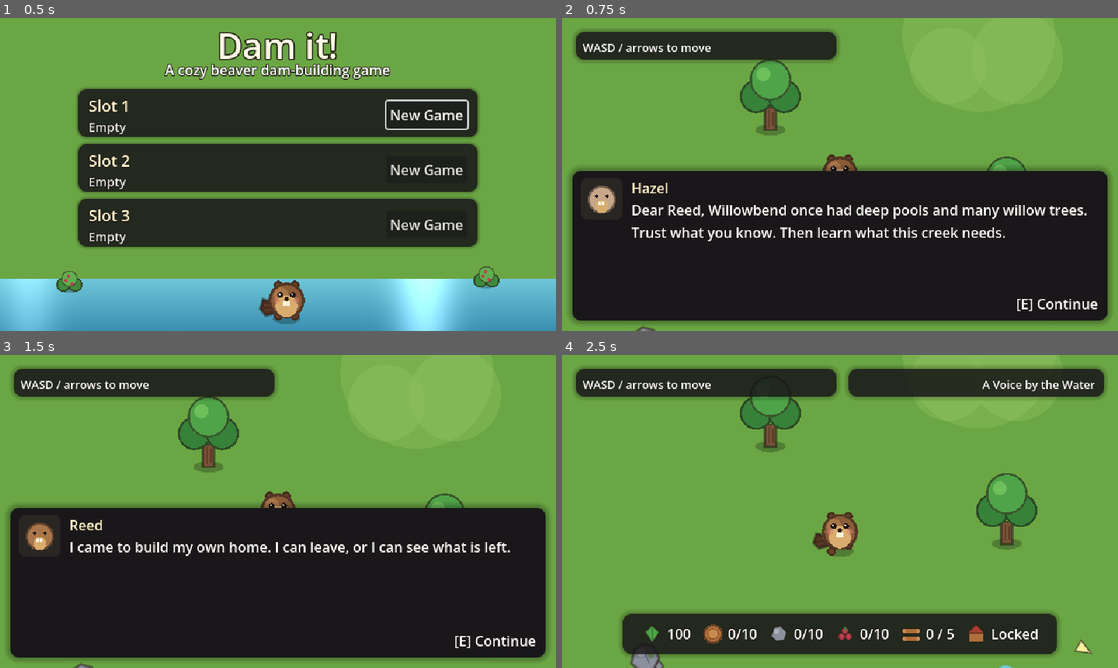
Above: before the commit, frames 1-4 (two rows, left to right).
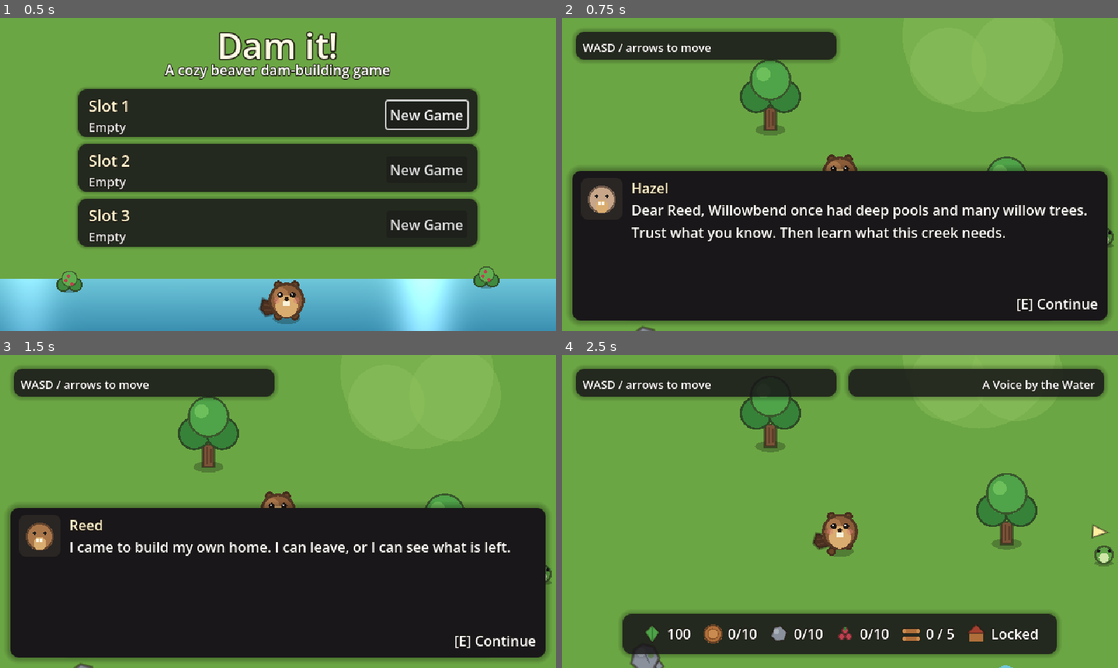
Above: after the commit, the same moments.

Repository: CrowderSoup/dam-it
Game: Godot game, scene res://scenes/ui/title_screen.tscn
Same seed, same stepped clock (60 frames per second), same inputs: the game is played once before the commit and once after it.
Inputs (mouse positions are in pixels of both pictures, inside the frame that each line leads up to):
- Up to frame 1 (0.5 s): no input
- Up to frame 2 (0.75 s): click "New Game" at 0.5 s
- Up to frame 3 (1.5 s): tap Enter at 1.25 s; move the mouse to (400, 495) at 1.27 s; hold D (move_right) from 1.28 s (still down); hold E (interact) from 1.28 s (still down); click (400, 495) at 1.42 s
- Up to frame 4 (2.5 s): tap Space at 1.52, 2.27 s; tap R (restart) at 2 s; move the mouse to (728, 527) at 2.02 s; release D (move_right) at 2.03 s; release E (interact) at 2.03 s; hold S (move_down) from 2.03 s (still down); tap J (journal) at 2.1 s

Frame 1 is identical in both runs. In frame 2, less than 0.1% of the frame differs, in the area x 98-100%, y 67-74%; in frame 3, less than 0.1%; in frame 4, 0.3%, in the area x 92-100%, y 54-96%.

Commit message:
Keep story targets clear of the HUD

Diff:
--- a/scenes/main/main.tscn
+++ b/scenes/main/main.tscn
@@ -192,7 +192,7 @@
 speaker_id = "moss"
 resident_name = "Moss"
 dialogue_ids = PackedStringArray("moss_post_chapter", "moss_intro", "moss_supplies_ready", "pond_returns", "moss_lodge_foundation", "moss_lodge_walls")
-opening_points = PackedVector2Array(430, 360, 520, 390)
+opening_points = PackedVector2Array(390, 245, 450, 270)
 restored_points = PackedVector2Array(620, 500, 700, 520, 820, 500)
 stage_one_points = PackedVector2Array(620, 500, 700, 610, 780, 610)
 post_chapter_points = PackedVector2Array(700, 610, 780, 610, 700, 520, 620, 500)
--- a/scenes/ui/edge_indicator.gd
+++ b/scenes/ui/edge_indicator.gd
@@ -8,6 +8,10 @@
 
 const BASE_VIEWPORT_SIZE := Vector2(640, 360)
 const EDGE_MARGIN := 22.0
+## Tutorial/objective banners occupy the top strip and the resource HUD plus
+## action prompts occupy the bottom. A target behind either is not meaningfully
+## visible, even though it is technically inside the raw viewport.
+const SAFE_RECT := Rect2(22, 54, 596, 220)
 const ARROW_COLOR := Color("fff0a0")
 
 var target: Node2D = null
@@ -33,19 +37,18 @@
 		return
 
 	var screen_center := BASE_VIEWPORT_SIZE / 2.0
-	var half_size := screen_center - Vector2(EDGE_MARGIN, EDGE_MARGIN)
 	var offset := (target.global_position - _camera.global_position) * _camera.zoom
+	var screen_position := screen_center + offset
 
-	if absf(offset.x) <= half_size.x and absf(offset.y) <= half_size.y:
+	if SAFE_RECT.has_point(screen_position):
 		if visible:
 			hide()
 		return
 
-	var scale_x: float = half_size.x / absf(offset.x) if offset.x != 0.0 else INF
-	var scale_y: float = half_size.y / absf(offset.y) if offset.y != 0.0 else INF
-	var edge_scale: float = min(scale_x, scale_y)
-
-	position = screen_center + offset * edge_scale
+	position = Vector2(
+		clampf(screen_position.x, SAFE_RECT.position.x, SAFE_RECT.end.x),
+		clampf(screen_position.y, SAFE_RECT.position.y, SAFE_RECT.end.y)
+	)
 	rotation = offset.angle()
 	show()
 	queue_redraw()
--- a/tests/narrative_test.gd
+++ b/tests/narrative_test.gd
@@ -22,6 +22,7 @@
 	_play_active_dialogue()
 	assert(ActOneController.get_objective_status("meet_moss") == "active")
 	assert(moss.visible and moss.get_interaction().label == "Talk to Moss")
+	assert(moss.global_position.y < 275.0, "Moss's opening route must stay above the HUD safe edge")
 	assert(main.hud.story_indicator.target == moss, "the first task should point a new player toward Moss")
 	print("OK: the Willowbend arrival leads to a visible, actionable Moss")
 
--- a/tests/smoke_test.gd
+++ b/tests/smoke_test.gd
@@ -246,6 +246,14 @@
 	assert(hud.raccoon_indicator.target == raccoon)
 	hud.clear_raccoon_indicator()
 	assert(hud.raccoon_indicator.target == null, "clear_raccoon_indicator() should drop the target")
+	var ui_hidden_target := Node2D.new()
+	main.add_child(ui_hidden_target)
+	ui_hidden_target.global_position = main.camera.global_position + Vector2(0, 170)
+	hud.point_to_story_target(ui_hidden_target)
+	hud.story_indicator._process(0.0)
+	assert(hud.story_indicator.visible and hud.story_indicator.position.y <= hud.story_indicator.SAFE_RECT.end.y, "a target hidden by the bottom HUD must retain a visible safe-area arrow")
+	hud.clear_story_indicator()
+	ui_hidden_target.queue_free()
 	print("OK: HUD shows a toast on dam completion, and the edge indicators track/clear targets")
 
 	# --- Storms: a leak on a built dam slot, repaired without re-triggering
